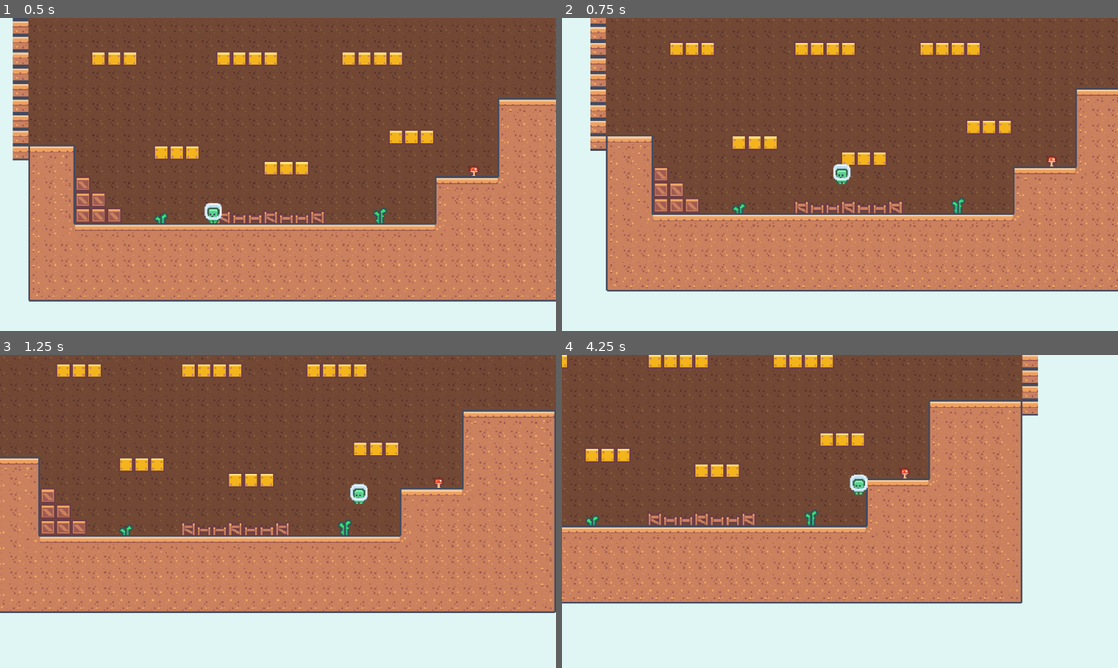
Above: before the commit, frames 1-4 (two rows, left to right).
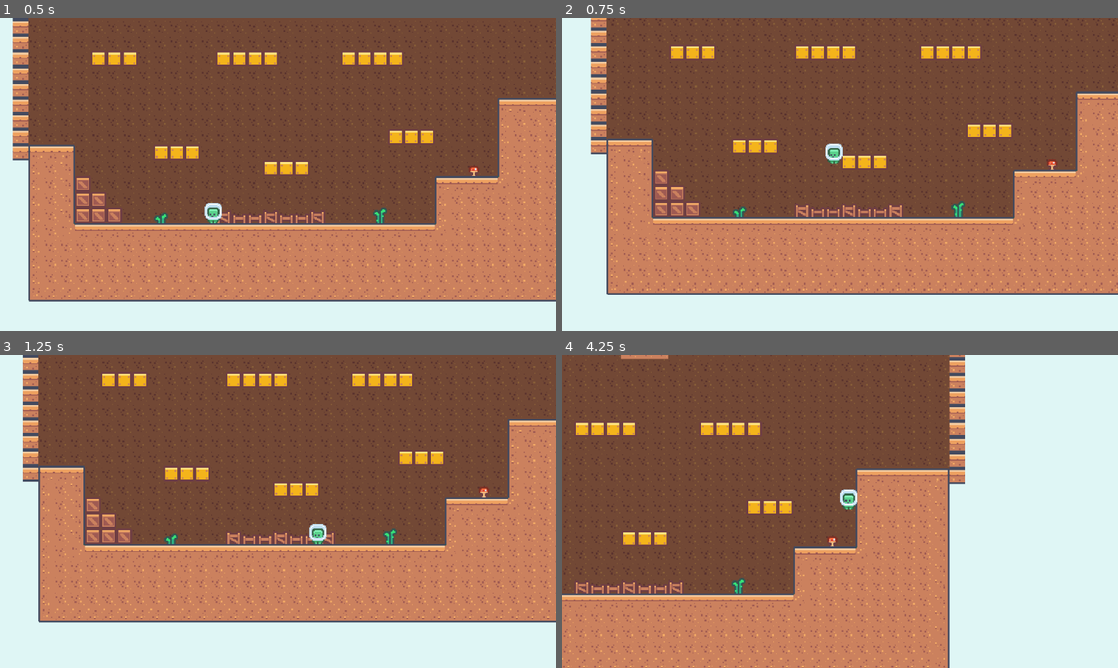
Above: after the commit, the same moments.

Repository: Game-Dojo/UTEC-Plataformas-2D
Game: Godot game, scene res://Scenes/game.tscn
The game is run twice, just before and just after one commit, with the same random seed, the same clock (stepped at 60 frames per second) and the same inputs.
Inputs:
- Up to frame 1 (0.5 s): no input
- Up to frame 2 (0.75 s): tap Enter (ui_accept) at 0.5, 0.6 s; hold Right (ui_right) from 0.53 s (still down)
- Up to frame 3 (1.25 s): keep holding Right (ui_right); tap Enter (ui_accept) at 0.77, 1.07 s
- Up to frame 4 (4.25 s): tap Enter (ui_accept) at 1.35, 1.52, 1.82, 2.1, 2.85, 3.02, 3.32, 3.6, 3.77, 4.07 s; release Right (ui_right) at 2.03 s; hold Left (ui_left) 2.03-2.78 s; hold Right (ui_right) from 2.78 s (still down)

Frame 1 is identical in both runs. In frame 2, 13% of the frame differs, in the area x 5-100%, y 0-89%; in frame 3, 28%; in frame 4, 44%, in the area x 0-86%, y 0-100%.

Commit message:
Double jump + Export vars
+ Double jump
+ Export variables for fine tunning

Diff:
--- a/Scenes/game.tscn
+++ b/Scenes/game.tscn
@@ -205,4 +205,5 @@
 
 [node name="Player" parent="." unique_id=2093625775 instance=ExtResource("1_ebmjs")]
 position = Vector2(141, 79)
+max_jumps = 2
 coyote_time = 0.15
--- a/Scripts/player.gd
+++ b/Scripts/player.gd
@@ -2,18 +2,27 @@
 
 @onready var main_camera: Camera2D = $"../MainCamera"
 
+@export_category("Movement")
+@export var speed := 300.0
+@export var jump_velocity := -380
+@export var max_jumps := 1
+@export var variable_jump_height = 0.5
+
+@export_category("Gravity")
+@export var ground_scale := 1.0
+@export var fall_scale := 1.6
+
+@export_category("Game Feel")
 @export var coyote_time := 0.2
-
-const SPEED = 300.0
-const JUMP_VELOCITY = -380.0
 
 # Coyote timer
 var coyote_counter := 0.0
 
 # Gravedad aumentada
-var gravity_scale := 1.0
+var gravity_scale := ground_scale
 
 var is_jumping := false
+var jumps := max_jumps
 
 func _physics_process(delta: float) -> void:
 	# Gravedad
@@ -24,28 +33,33 @@
 		# Cuando toca el pisoooo
 		is_jumping = false
 		coyote_counter = coyote_time
-		gravity_scale = 1.0
+		gravity_scale = ground_scale
+		jumps = max_jumps #reseteo los saltos
 
 	# Salta
-	if Input.is_action_just_pressed("ui_accept") and coyote_counter > 0.0:
-		velocity.y = JUMP_VELOCITY
-		coyote_counter = 0.0
-		gravity_scale = 1.0
-		is_jumping = true
+	if Input.is_action_just_pressed("ui_accept"):
+		if coyote_counter > 0.0:
+			velocity.y = jump_velocity
+			coyote_counter = 0.0
+			gravity_scale = ground_scale
+			is_jumping = true
+		elif jumps > 1:
+			velocity.y = jump_velocity
+			jumps-=1
 
 	# Aumentando la gravedad de caída
 	if is_jumping and velocity.y > 0:
-		gravity_scale = 1.6
+		gravity_scale = fall_scale
 
 	# Salto variable
 	if Input.is_action_just_released("ui_accept"):
-		velocity.y *= 0.5
+		velocity.y *= variable_jump_height
 
 	# Moviemiento horizontal
 	var direction := Input.get_axis("ui_left", "ui_right")
 	if direction:
-		velocity.x = direction * SPEED
+		velocity.x = direction * speed
 	else:
-		velocity.x = move_toward(velocity.x, 0, SPEED)
+		velocity.x = move_toward(velocity.x, 0, speed)
 
 	move_and_slide()
